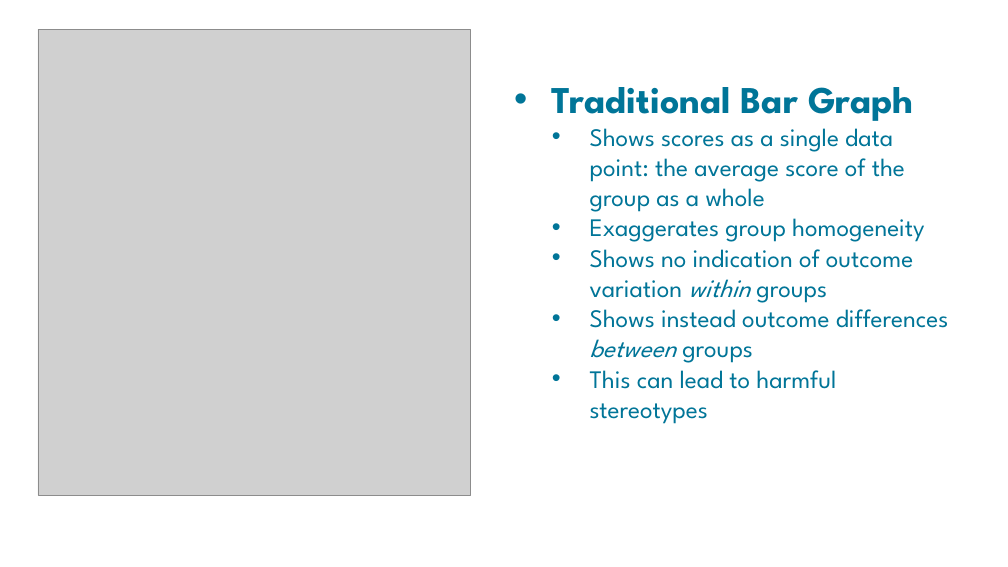
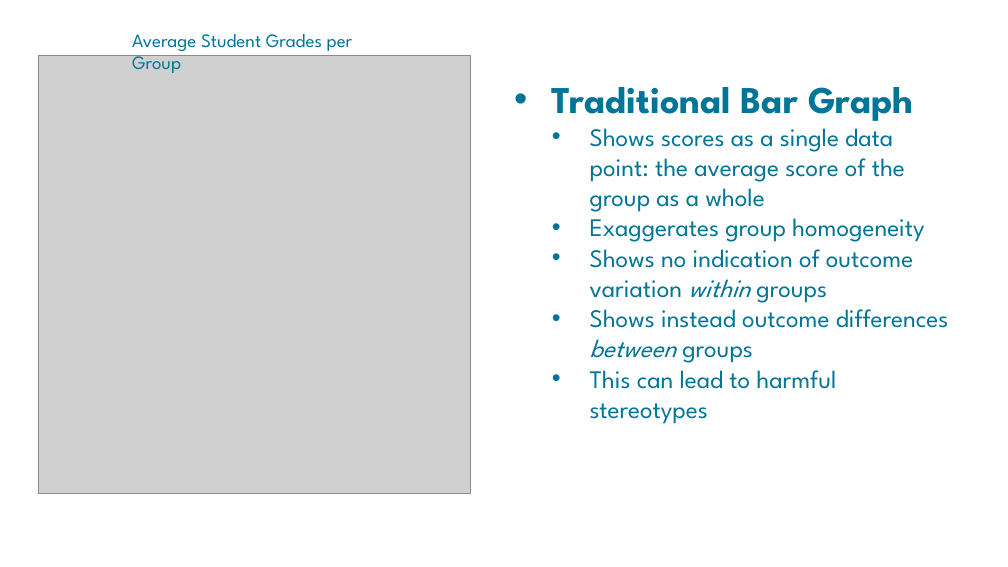
Before and after one commit to FSCJ-FacultyDev/HITEC2023, a slide deck: slide 13 of GBaker_Equitable_Data_Viz_UPLOAD.pptx. Drawn at 1008x567 pixels with LibreOffice and Linux fonts; fonts in the diff are those of the drawing; grey boxes stand for pictures; background and template pictures are left out. Boxes give left, top, right and bottom in pixels: in the first picture for what was removed or moved away, otherwise in the second. Text is boxed around its words. In the diff, an @@ line names an element or a change of style, - is before the commit and + after.

```diff
--- a/GBaker_Equitable_Data_Viz_UPLOAD.pptx
+++ b/GBaker_Equitable_Data_Viz_UPLOAD.pptx
@@ picture: place and size @@
-picture at [38,29,470,495]
+picture at [38,55,470,494]
@@ text added at [132,34,353,73], 18 pt, text #007598 @@
+Average Student Grades per Group
```
Also in this commit, not shown: 2 other slides changed.
